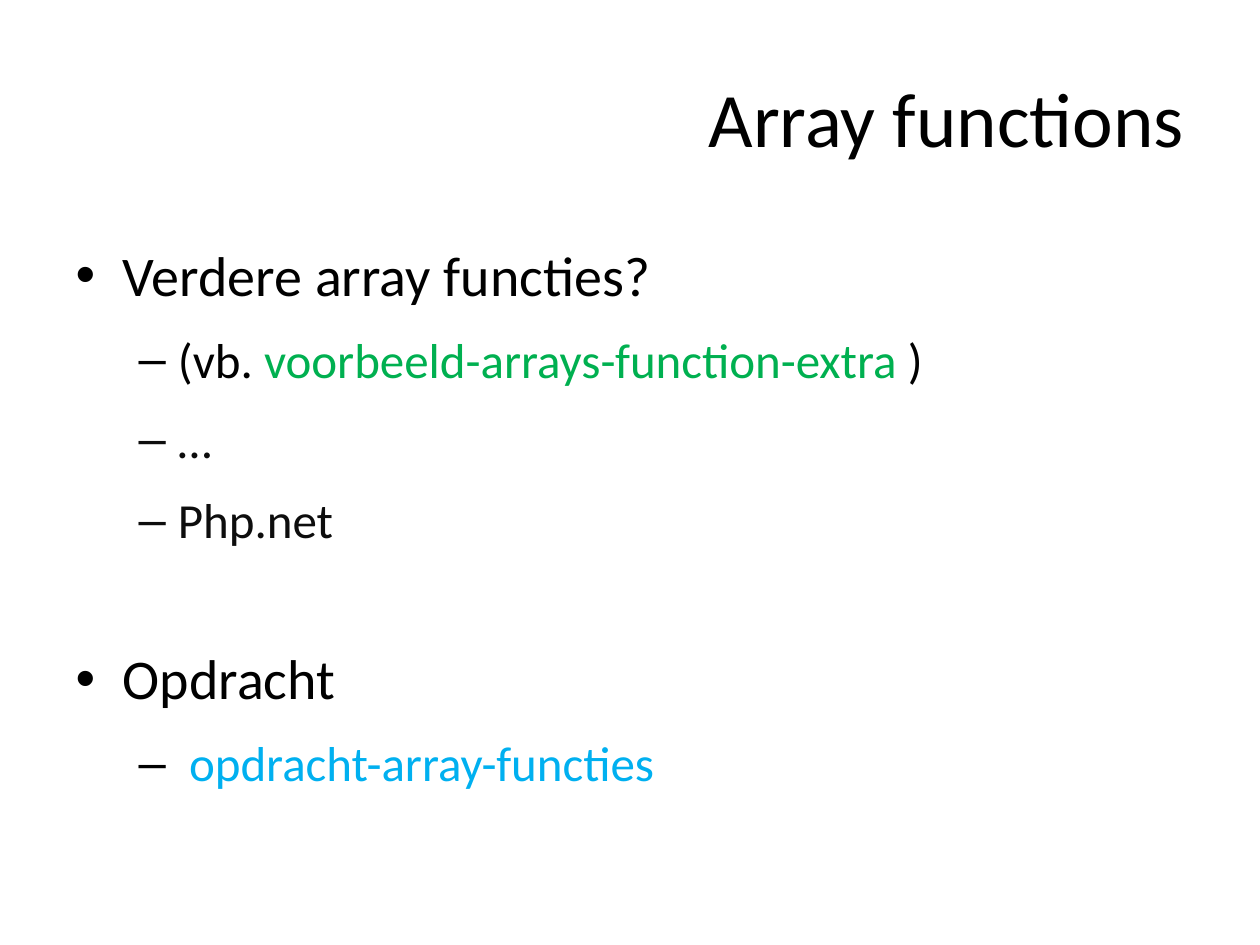
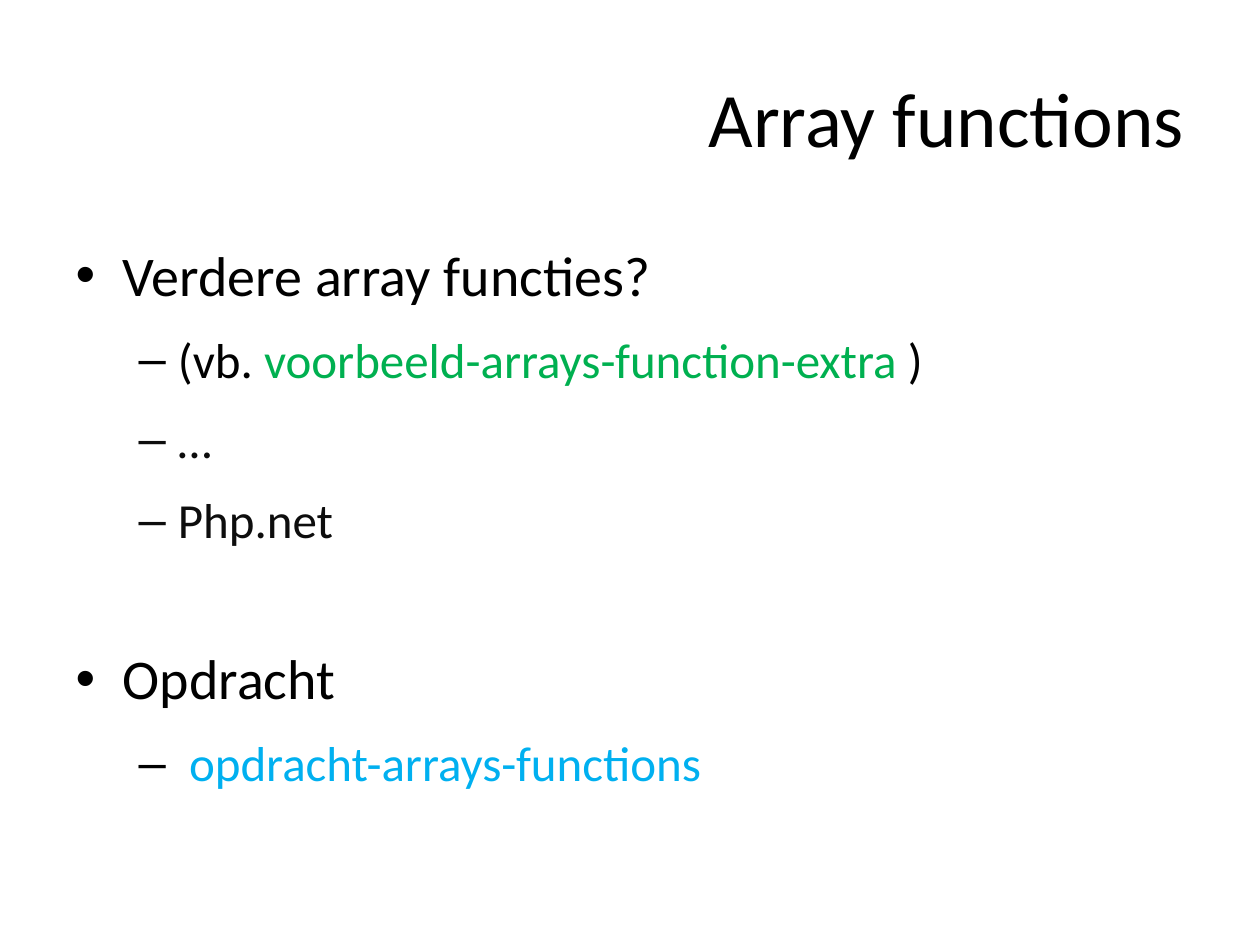
Before and after one commit to ajkea/web-backend-1, a slide deck: slide 64 of public/cursus/web-backend-cursus.pptx. Drawn at 1260x945 pixels with LibreOffice and Linux fonts; fonts in the diff are those of the drawing. Boxes give left, top, right and bottom in pixels: in the first picture for what was removed or moved away, otherwise in the second. Text is boxed around its words. In the diff, an @@ line names an element or a change of style, - is before the commit and + after.

Commit message:
add changes opdracht arrays functions to slides

```diff
--- a/public/cursus/web-backend-cursus.pptx
+++ b/public/cursus/web-backend-cursus.pptx
@@ text at <box>189,747,701,789</box>: text changed @@
-  – opdracht-array-functies
+  – opdracht-arrays-functions
```
Also in this commit, not shown: 1 other file.
